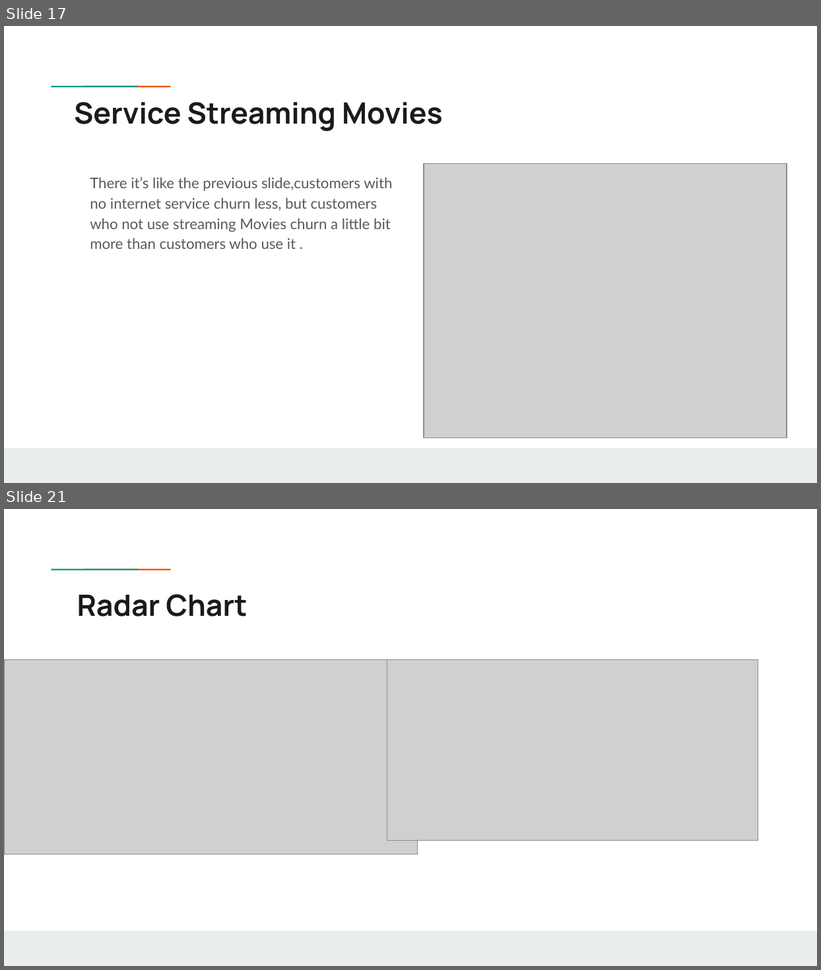
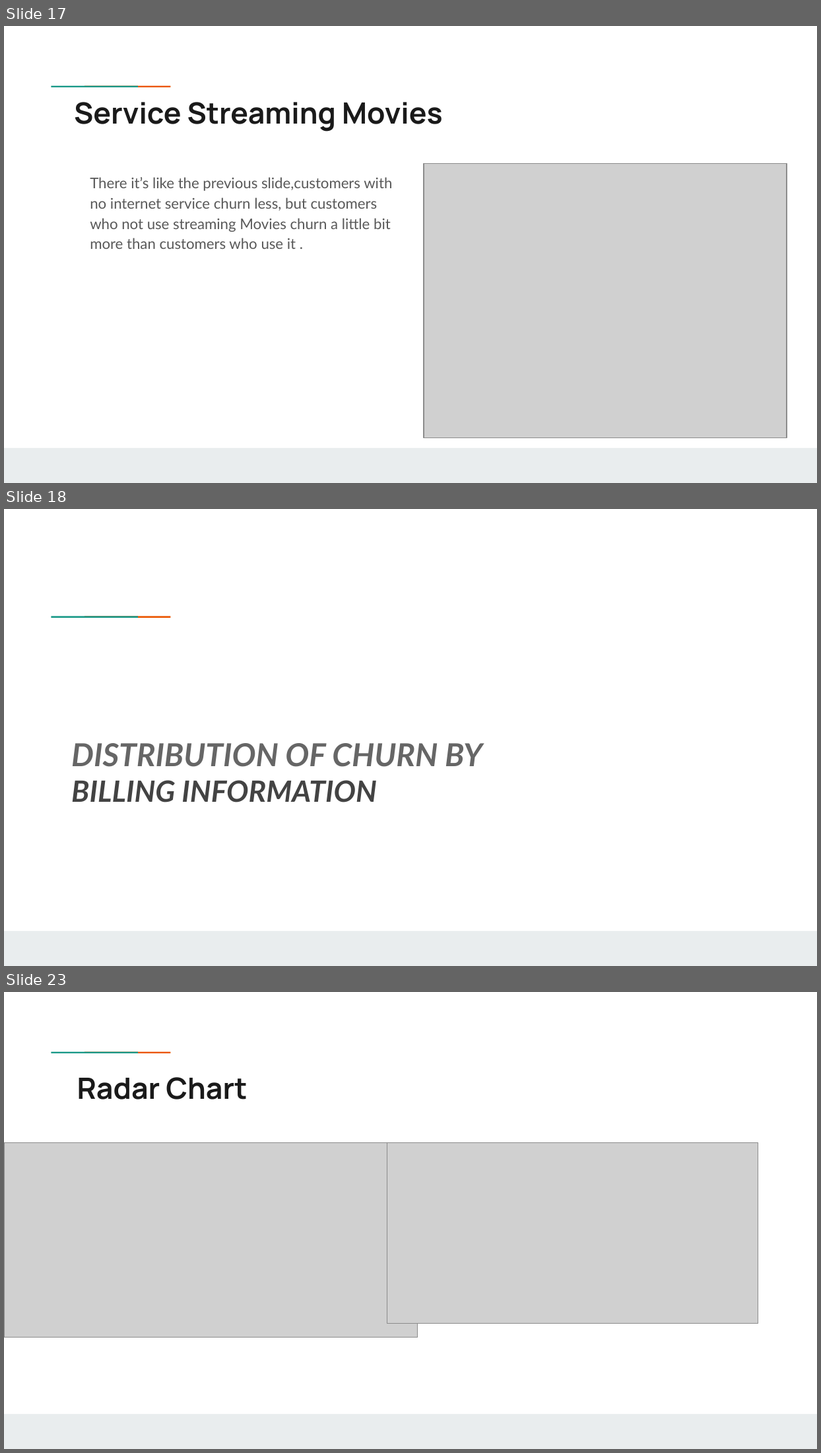
Before and after one commit to Chvava11/Bi_project_customer_churn, a slide deck: Result/Vanessa’s project .pptx. Shown one above the other, each under a label of ours: slides 17 and 21 before the commit, slides 17, 18 and 23 after it; the slides between them are not shown. The pictures are 821x970 and 821x1453 pixels, drawn with LibreOffice and Linux fonts; fonts in the diff are those of the drawing; grey boxes stand for pictures; background and template pictures are left out. Boxes give left, top, right and bottom in pixels: in the first picture for what was removed or moved away, otherwise in the second. Text is boxed around its words. In the diff, an @@ line names an element or a change of style, - is before the commit and + after.

```diff
--- a/Result/Vanessa’s project .pptx
+++ b/Result/Vanessa’s project .pptx
@@ slide 18 added at bbox=[4, 509, 817, 966], background #FFFFFF; not listed: 1 template element that a slide beside it also shows @@
@@ rectangle added at bbox=[78, 615, 112, 619], fill #1A9988 @@
@@ rectangle added at bbox=[110, 615, 144, 619], fill #EB5600 @@
@@ title added at bbox=[71, 743, 482, 803], 28 pt, text #666666, bold, italic @@
+DISTRIBUTION OF CHURN BY
+BILLING INFORMATION
@@ what was slide 21 is now slide 23 @@
```
Also in this commit, not shown: 3 slides changed, 3 other slides added, 3 slides removed.
